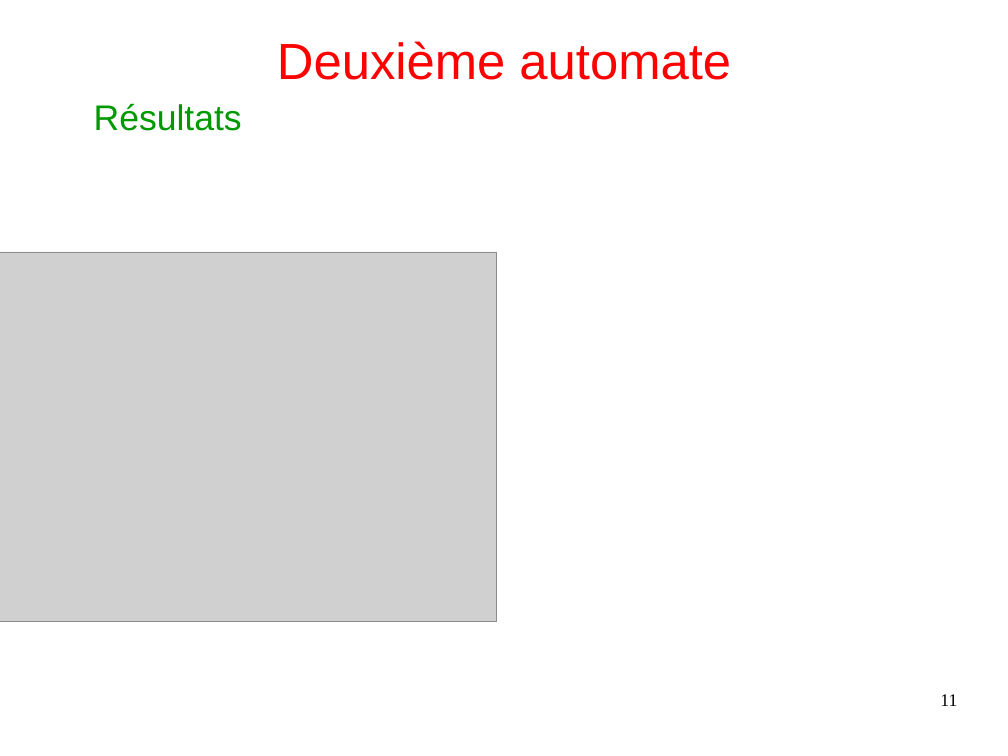
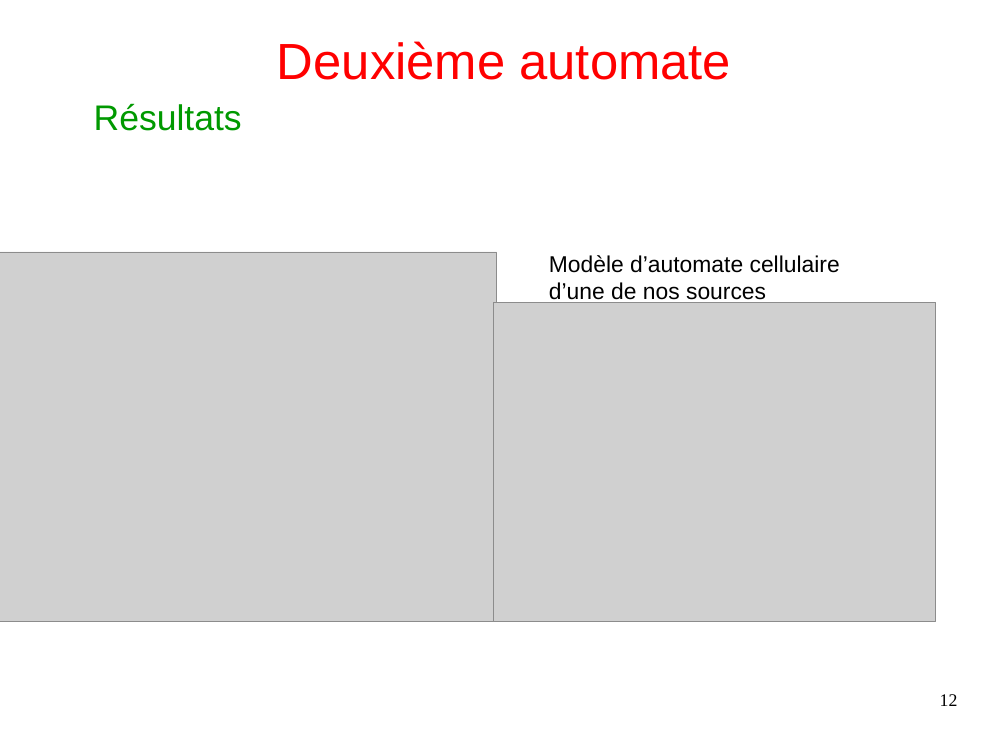
Before and after one commit to Arthurrre/TIPE_Automate, a slide deck: slide 12 of diapo/diapo_copie.odp (slide 11 before the commit). Drawn at 1008x756 pixels with LibreOffice and Linux fonts; fonts in the diff are those of the drawing; grey boxes stand for pictures. Boxes give left, top, right and bottom in pixels: in the first picture for what was removed or moved away, otherwise in the second. Text is boxed around its words. In the diff, an @@ line names an element or a change of style, - is before the commit and + after.

```diff
--- a/diapo/diapo_copie.odp
+++ b/diapo/diapo_copie.odp
@@ text added at <box>549,255,840,305</box>, 18 pt, text #000000 @@
+Modèle d’automate cellulaire d’une de nos sources
@@ picture added at <box>494,303,937,622</box> @@
@@ page number at <box>940,694,958,706</box>: text changed @@
-11
+12
```
Also in this commit, not shown: 3 other slides changed, 2 slides added, 1 slide removed, 4 other files.
